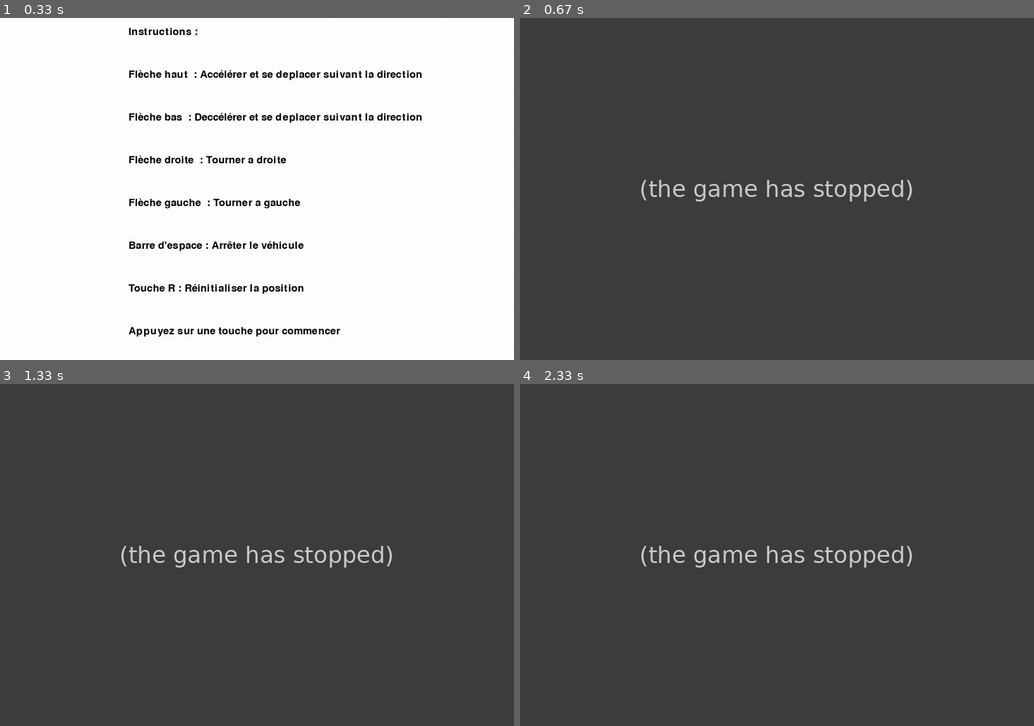
Above: before the commit, frames 1-4 (two rows, left to right).
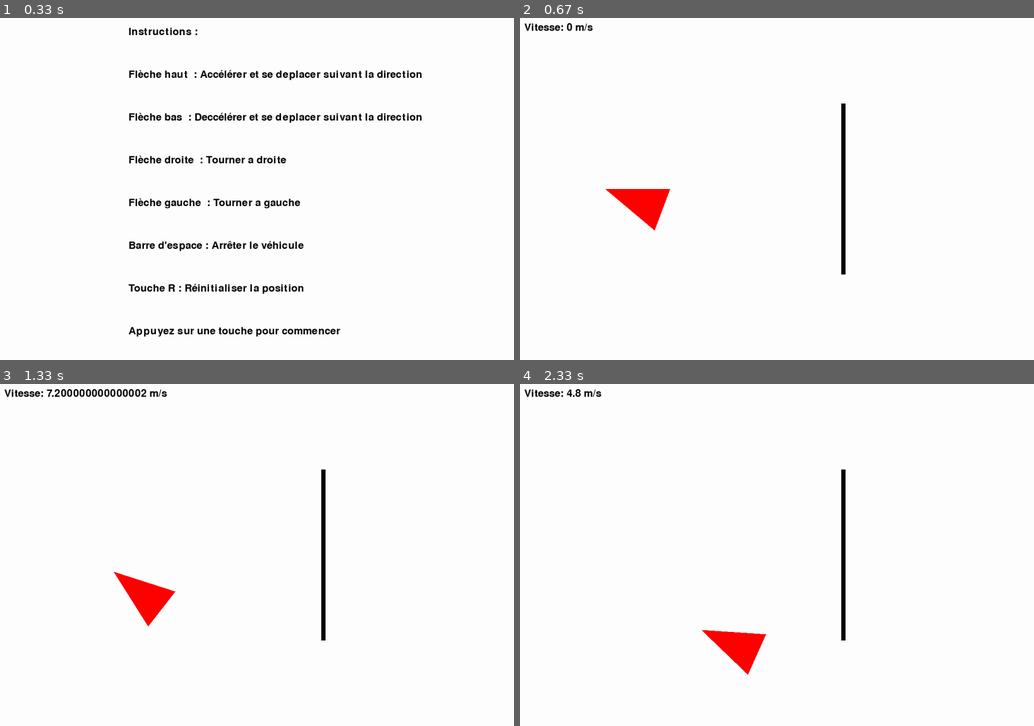
Above: after the commit, the same moments.

Repository: Singh-Jaskaranpreet/projet_robot_LU2IN013
Game: pygame game, started from simulateur.py
Same seed, same stepped clock (60 frames per second), same inputs: the game is played once before the commit and once after it.
Inputs:
- Up to frame 1 (0.33 s): no input
- Up to frame 2 (0.67 s): hold Right from 0.33 s (still down)
- Up to frame 3 (1.33 s): release Right at 0.8 s; hold Up 0.83-1.13 s; hold Right from 1.17 s (still down)
- Up to frame 4 (2.33 s): release Right at 1.63 s; hold Left 1.67-2.2 s; hold Down from 2.23 s (still down)

Frame 1 is identical in both runs. In frame 2, 100% of the frame differs, in the area x 0-100%, y 0-100%; in frame 3, 100%; in frame 4, 100%.
Error before the commit: TypeError: Environnement.afficher() takes 5 positional arguments but 6 were given (simulateu...; the game stopped at 0.35 s (later frames are placeholders)

Commit message:
Fusion des codes avec un obstacle

Diff:
--- a/Environnement.py
+++ b/Environnement.py
@@ -19,11 +19,24 @@
         elif (vehicule.r_Avg[1] - 10 < 0 or vehicule.r_Avd[1] - 10 < 0 or vehicule.r_Ar[1] - 10 < 0 ) :  # 25 est le rayon du cercle
             vehicule.arret()
 
-    def afficher(self, screen, vehicule, couleur_vehicule, couleur_texte):
-        # Points du triangle
+    def afficher(self, screen, vehicule, couleur_vehicule, couleur_texte, objects):
+        # Afficher le véhicule
+        rb=[[vehicule.r_Ar,vehicule.r_Avg,vehicule.r_Avd]]
+                # Afficher le véhicule
+        for v in rb:
+            voi=pygame.draw.polygon(screen, couleur_vehicule,v)
+        #pygame.draw.polygon(screen, couleur_vehicule,[vehicule.r_Ar,vehicule.r_Avg,vehicule.r_Avd])
 
-        # Afficher le véhicule
-        pygame.draw.polygon(screen, couleur_vehicule,[point_Rarr,point_Rgauch,point_Rdroite])
+         # Création de l'obstacle numéro 1
+
+        for obj in objects:
+            pygame.draw.rect(screen, (0,0,0), obj)
+        if voi.colliderect(obj):
+            if vehicule.vitesse > 0:
+                print('il y a un choc')
+            vehicule.arret()
+            vehicule.vitesse = 0
+
 
         # Afficher la vitesse
         font = pygame.font.SysFont(None, 36)
